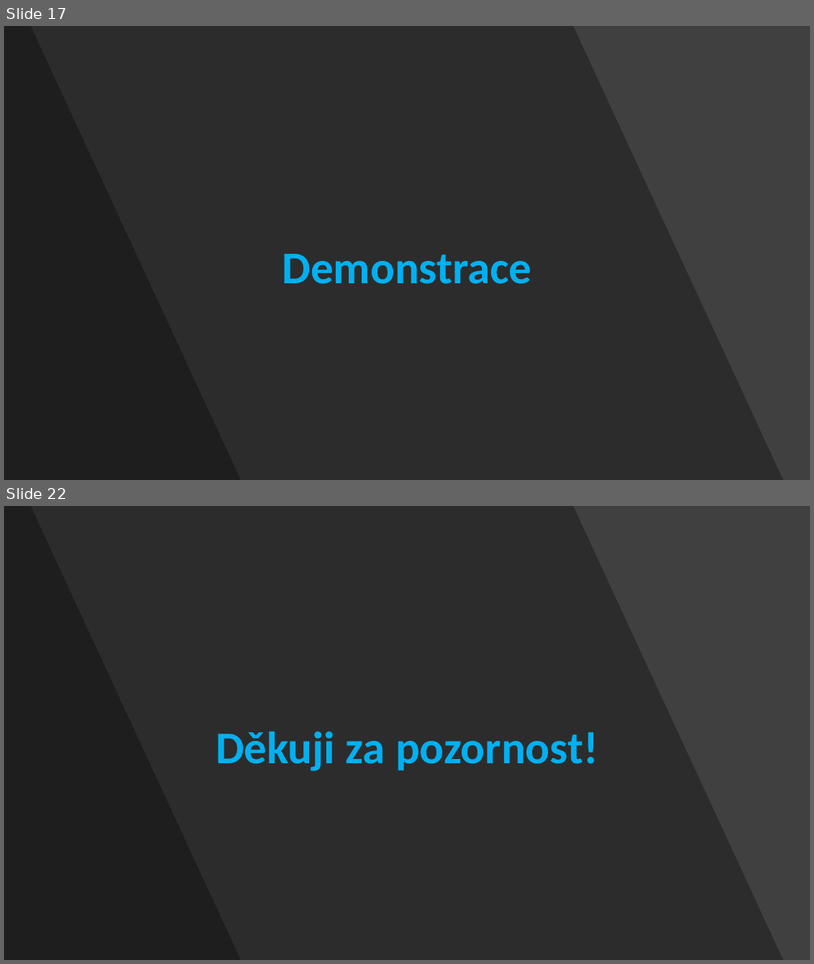
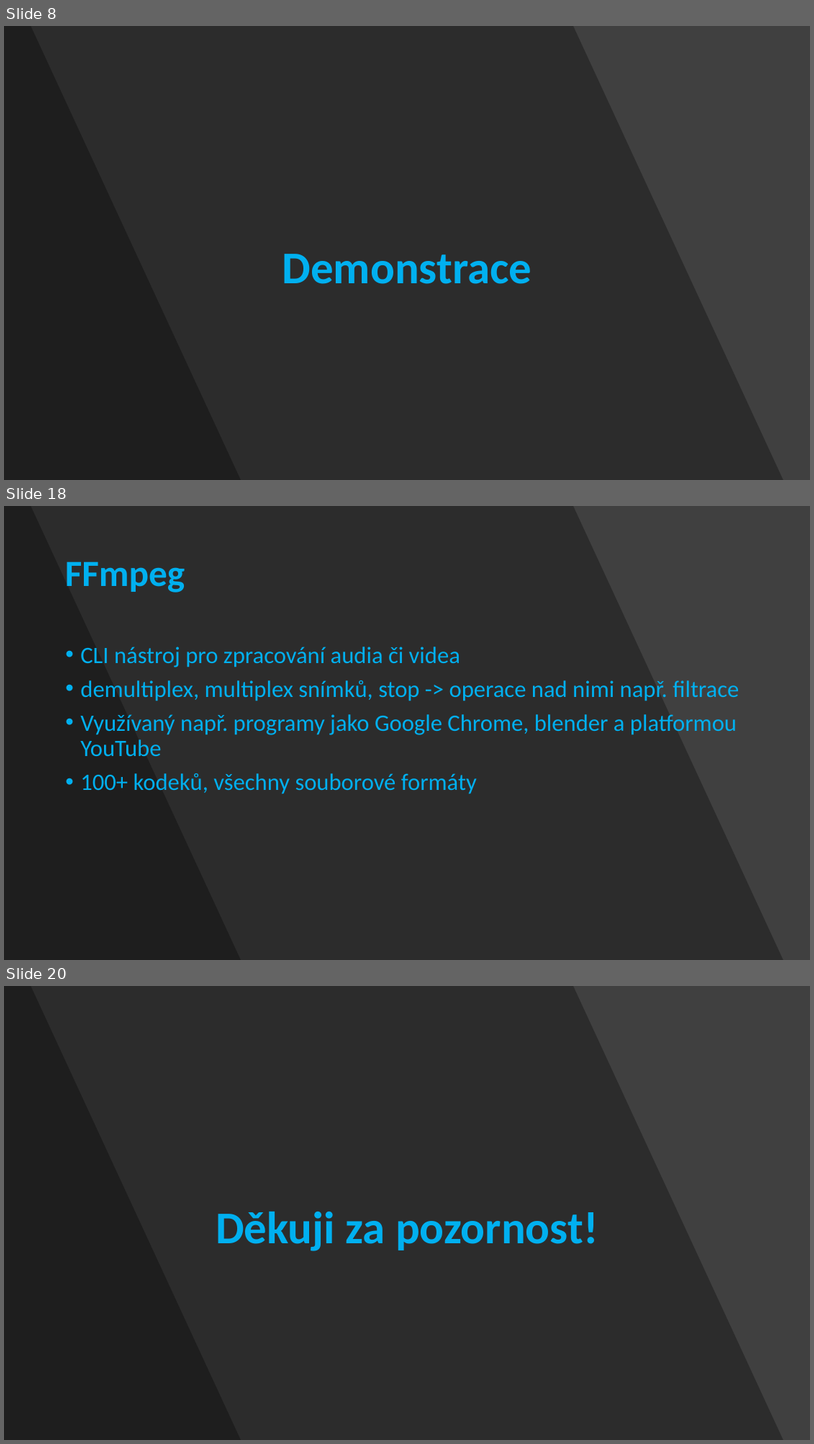
Before and after one commit to Fortex365/DiscordBot, a slide deck: Bot na platformě Discord.pptx. Shown one above the other, each under a label of ours: slides 17 and 22 before the commit, slides 8, 18 and 20 after it; the slides between them are not shown. The pictures are 814x964 and 814x1444 pixels, drawn with LibreOffice and Linux fonts; fonts in the diff are those of the drawing. Boxes give left, top, right and bottom in pixels: in the first picture for what was removed or moved away, otherwise in the second. Text is boxed around its words. In the diff, an @@ line names an element or a change of style, - is before the commit and + after.

```diff
--- a/Bot na platformě Discord.pptx
+++ b/Bot na platformě Discord.pptx
@@ slide 18 added at [4, 506, 810, 960], background #404040 @@
@@ freeform shape added at [4, 506, 784, 960], fill #000000 at 30% opacity @@
@@ freeform shape added at [4, 506, 241, 960], fill #000000 at 30% opacity @@
@@ title added at [65, 561, 185, 592], 44 pt, text #00B0F0, bold @@
+FFmpeg
@@ text added at [80, 646, 739, 794], 28 pt, text #00B0F0 @@
+• CLI nástroj pro zpracování audia či videa
+• demultiplex, multiplex snímků, stop -> operace nad nimi např. filtrace
+• Využívaný např. programy jako Google Chrome, blender a platformou YouTube
+• 100+ kodeků, všechny souborové formáty
@@ what was slide 17 is now slide 8 @@
@@ what was slide 22 is now slide 20 @@
```
Also in this commit, not shown: 9 slides changed, 5 other slides added, 8 slides removed, 1 other file.
